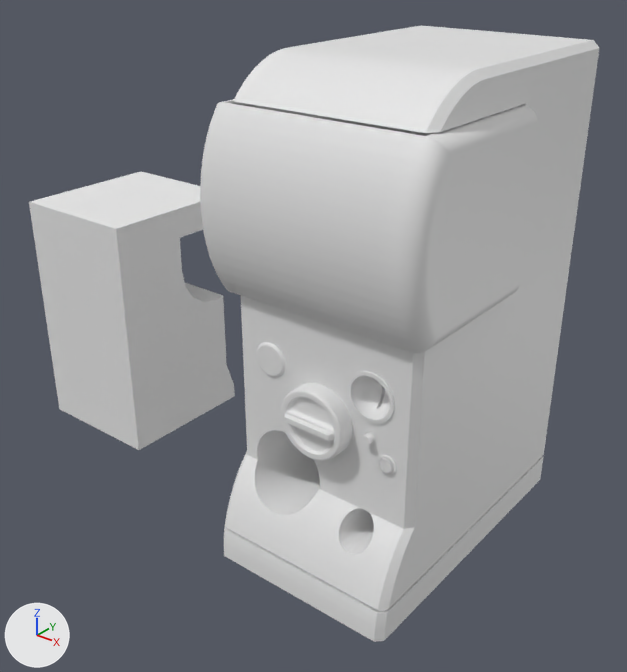
An edit to the glTF model models/gacha.glb, drawn before and after from the same camera.
Camera for both pictures: a camera (50 mm lens) standing at (13.44, -11.34, 9.63) and looking at (4.76, -0.49, 2.9). Lighting does not change. The marker at lower left points along +X, +Y and +Z. Where no turn or scale is listed for an object, it has been applied to the vertices. Vertices at the same position are counted once.

In view in the first picture: 'Cube_Cube.004', 'Whole'.
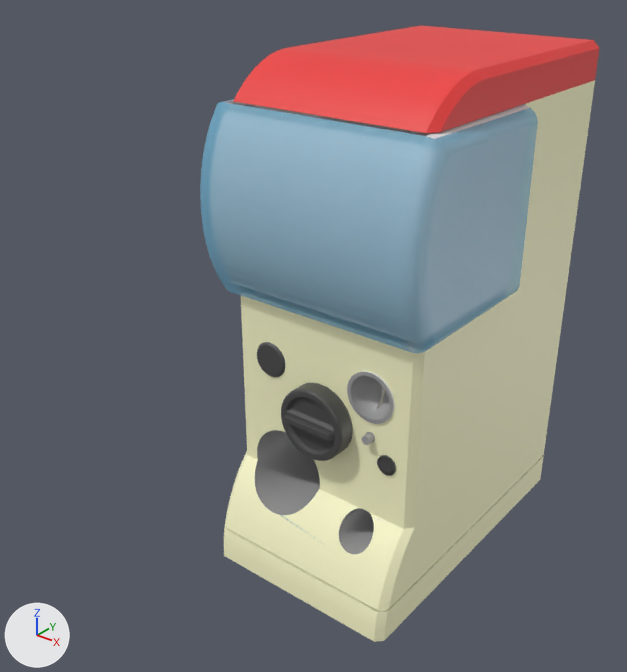
The newer file is also rescaled (x0.697), turned or shifted as a whole; pictures and numbers use the older file's frame.

Where the change shows, as pixel boxes (x1, y1, x2, y2) in the pictures (627 x 672 px):
'Cube_Cube.004', deleted
    before: (29, 172, 235, 450)
part 1 of me_whole, recoloured (white to red)
    both: (234, 25, 599, 133)
part 2 of me_whole, recoloured
    both: (257, 342, 396, 476)
part 3 of me_whole, recoloured (grey to beige)
    both: (224, 80, 595, 642)
part 4 of me_whole, recoloured (grey to blue)
    both: (200, 99, 538, 544)
part 5 of me_whole, recoloured
    both: (255, 372, 393, 554)

Diff of the bpy script that builds the scene:
```diff
--- a/models/gacha.glb.py
+++ b/models/gacha.glb.py
@@ mat_material_011 @@
+mat_material_011 = principled_material('Material.011')
+mat_material_011.base_color = (0.0685, 0.0685, 0.0685)  # dark grey #4a4a4a
@@ mat_material_008 @@
+mat_material_008 = principled_material('Material.008')
+mat_material_008.base_color = (0.8, 0.8, 0.8)  # white #e7e7e7
@@ mat_material_009 @@
+mat_material_009 = principled_material('Material.009')
+mat_material_009.base_color = (0.847, 0.0467, 0.0437)  # red #ed3d3b
@@ mat_material_013 @@
+mat_material_013 = principled_material('Material.013')
+mat_material_013.base_color = (0.231, 0.624, 0.888)  # blue #84cff2
+mat_material_013.alpha = 0.5
@@ mat_material_012 @@
+mat_material_012 = principled_material('Material.012')
+mat_material_012.base_color = (1.0, 0.982, 0.631)  # beige #fffdd0
@@ mat_material_014 @@
+mat_material_014 = principled_material('Material.014')
+mat_material_014.base_color = (0.352, 0.352, 0.352)  # grey #a0a0a0
@@ me_whole @@
 me_whole.from_pydata(...)  # 12100 vertices, 24154 faces; spans x -0.27..3.47, y -5.32..0.0, z 0.0..7.93
 # used by ob_whole; location = (5.0, 2.0, 0.0)
+# me_whole part 1: 551 faces spanning x 0.0..3.26, y -4.67..0.0, z 7.35..7.93 switch from no material to mat_material_009 (red #ed3d3b)
+# me_whole part 2: 9162 faces spanning x 0.39..2.98, y -5.03..-4.66, z 2.38..3.89 switch from no material to mat_material_011 (dark grey #4a4a4a)
+# me_whole part 3: 979 faces spanning x 0.0..3.26, y -5.32..0.0, z 0.0..7.35 switch from no material to mat_material_012 (beige #fffdd0)
+# me_whole part 4: 1248 faces spanning x -0.27..3.47, y -5.17..-2.33, z 1.06..7.34 switch from no material to mat_material_013 (blue #84cff2)
+# me_whole part 5: 5351 faces spanning x 0.33..2.9, y -5.04..-3.2, z 1.11..4.0 switch from no material to mat_material_014 (grey #a0a0a0)
+me_whole.materials.append(mat_material_008)  # white #e7e7e7
@@ ob_cube_cube_004 @@
-ob_cube_cube_004 = bpy.data.objects.new('Cube_Cube.004', me_cube_cube_004)
-ob_cube_cube_004.location = (0.0, 0.0, 0.0)
```
